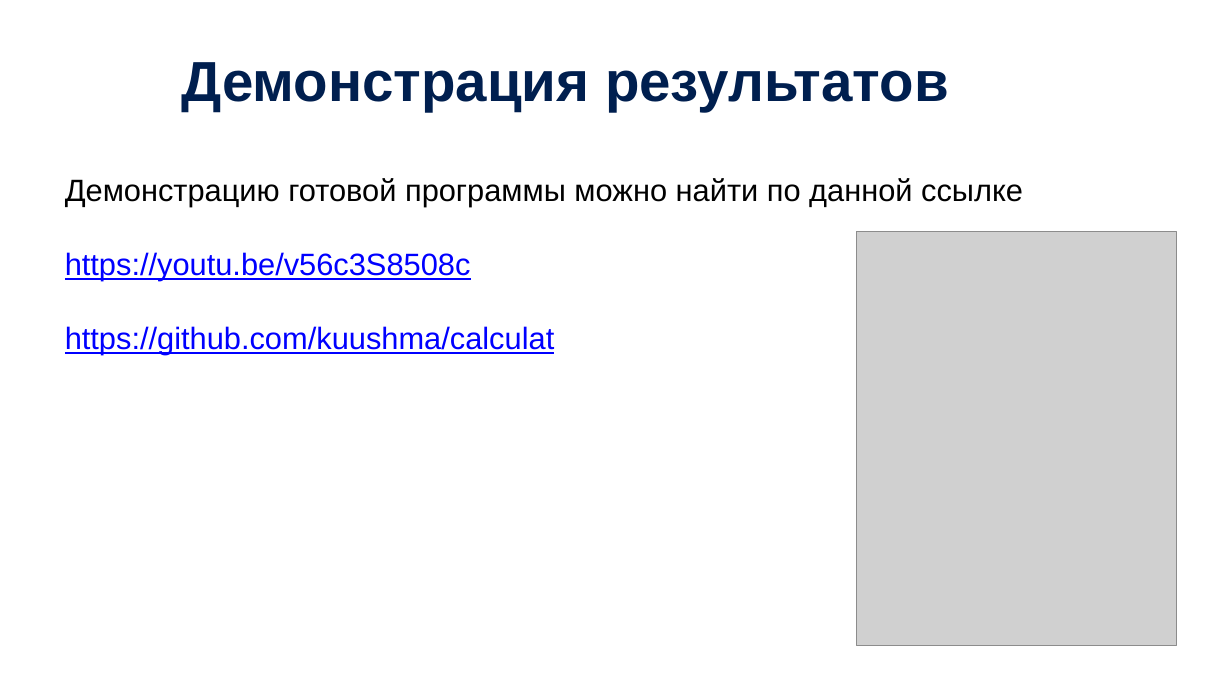
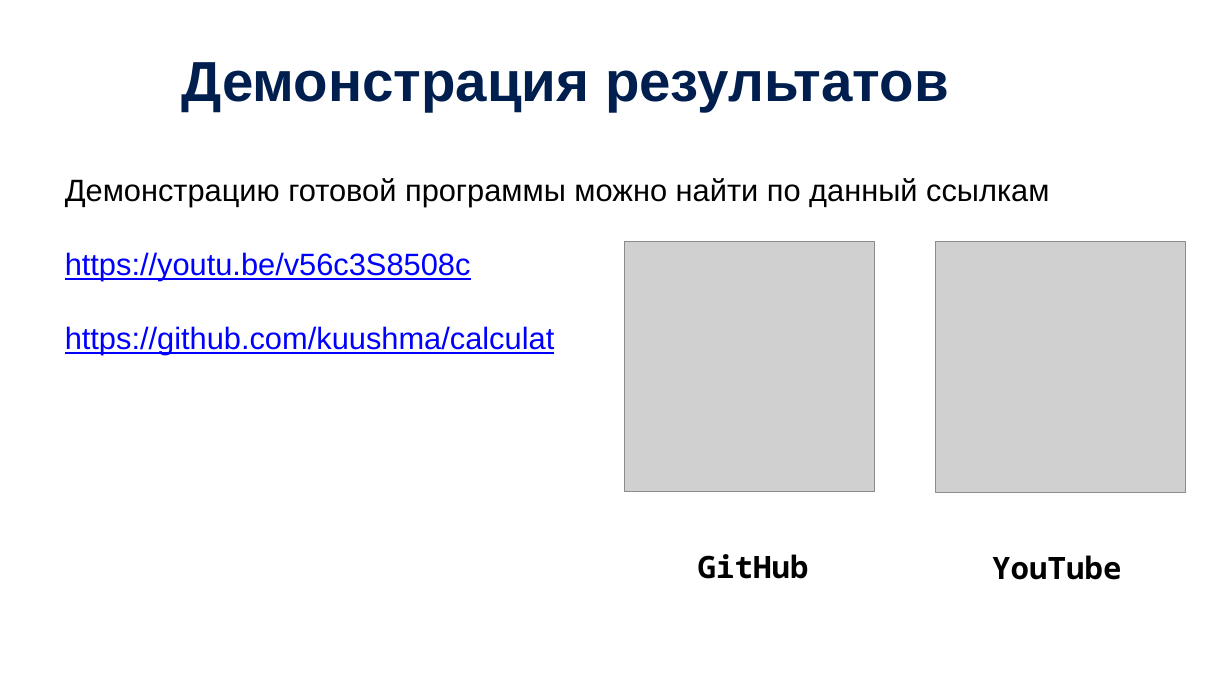
Before and after one commit to kuushma/calculat, a slide deck: slide 10 of documentation/Кушнарева презентация_калькулятор.pptx (slide 9 before the commit). Drawn at 1232x693 pixels with LibreOffice and Linux fonts; fonts in the diff are those of the drawing; grey boxes stand for pictures; background and template pictures are left out. Boxes give left, top, right and bottom in pixels: in the first picture for what was removed or moved away, otherwise in the second. Text is boxed around its words. In the diff, an @@ line names an element or a change of style, - is before the commit and + after.

```diff
--- a/documentation/Кушнарева презентация_калькулятор.pptx
+++ b/documentation/Кушнарева презентация_калькулятор.pptx
@@ text at [65,178,1049,207]: text changed @@
-Демонстрацию готовой программы можно найти по данной ссылке
+Демонстрацию готовой программы можно найти по данный ссылкам
@@ picture removed at [857,232,1177,646] @@
@@ picture added at [625,241,875,492] @@
@@ picture added at [935,242,1186,493] @@
@@ text added at [698,554,809,579], 24 pt, text #000000, bold @@
+GitHub
@@ text added at [992,555,1121,580], 24 pt, text #000000, bold @@
+YouTube
```
Also in this commit, not shown: 3 other slides changed, 2 other files.
